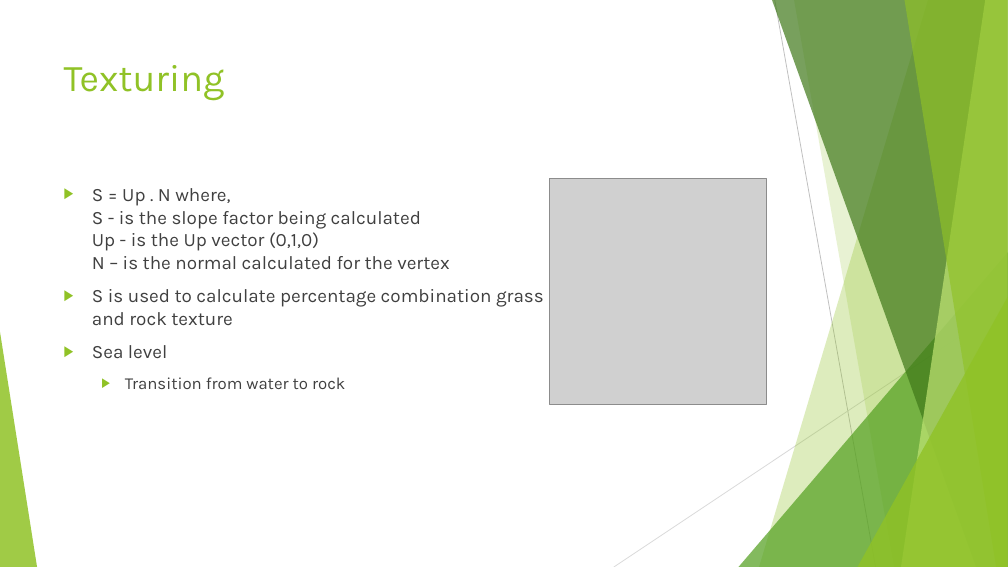
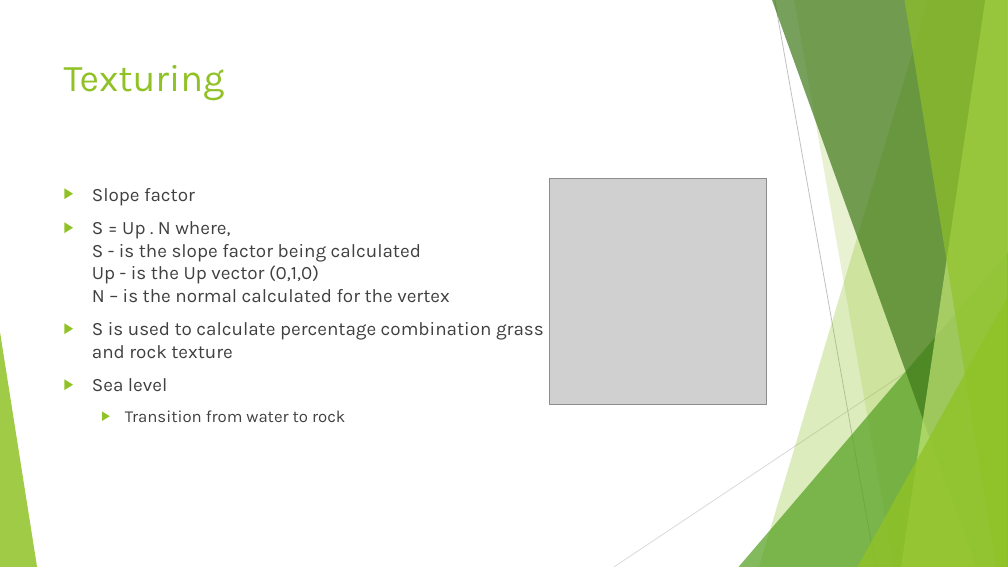
Before and after one commit to KarteekKumarM/MountainTerrain, a slide deck: slide 10 of docs/Presentation.pptx. Drawn at 1008x567 pixels with LibreOffice and Linux fonts; fonts in the diff are those of the drawing; grey boxes stand for pictures. Boxes give left, top, right and bottom in pixels: in the first picture for what was removed or moved away, otherwise in the second. Text is boxed around its words. In the diff, an @@ line names an element or a change of style, - is before the commit and + after.

```diff
--- a/docs/Presentation.pptx
+++ b/docs/Presentation.pptx
@@ text at bbox=[92, 188, 195, 206]: paragraph added @@
+▶ Slope factor
```
Also in this commit, not shown: 5 other slides changed, 4 other files.
